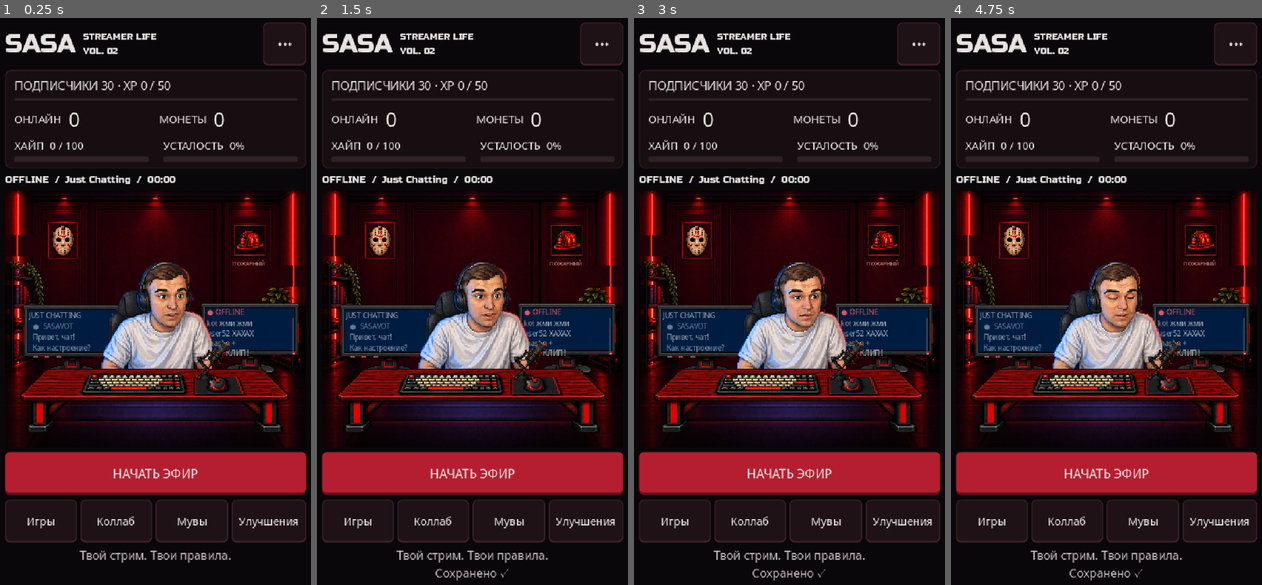
Above: before the commit, frames 1-4 (left to right).
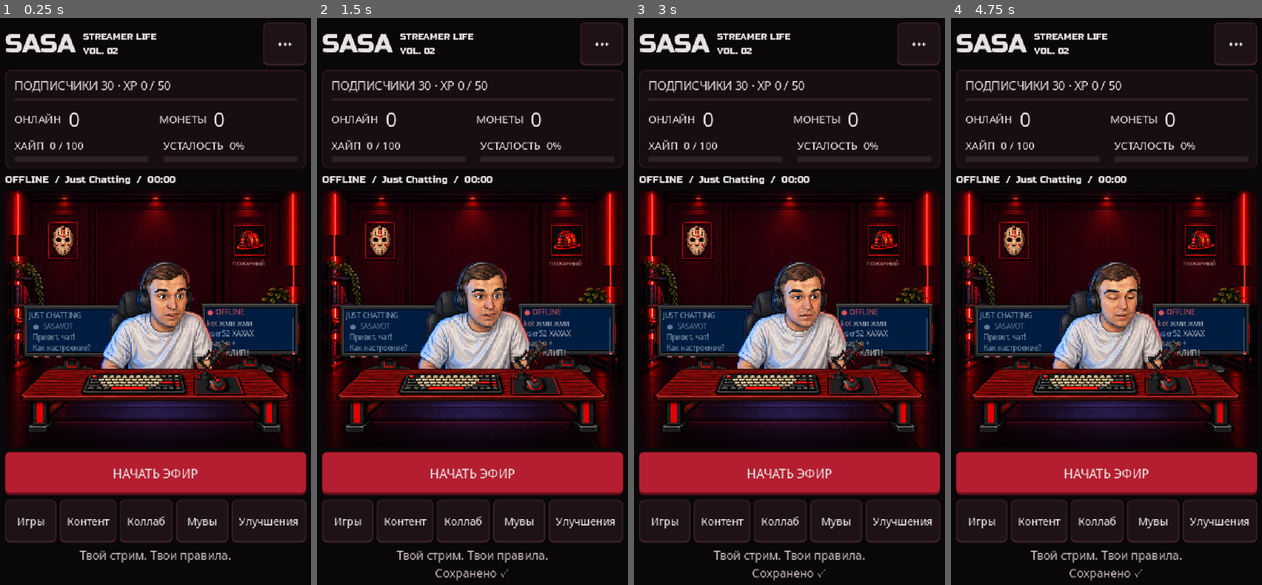
Above: after the commit, the same moments.

Repository: maximka9/TestMobileApp
Game: Godot game, scene res://src/features/stream/scenes/main_game.tscn
Same seed, same stepped clock (60 frames per second), same inputs: the game is played once before the commit and once after it.
Inputs (mouse positions are in pixels of both pictures, inside the frame that each line leads up to):
- Up to frame 1 (0.25 s): no input
- Up to frame 2 (1.5 s): click "•••" at 0.5 s; click "Игры" at 1.25 s
- Up to frame 3 (3 s): click "Коллаб" at 2 s; click (721, 522) at 2.75 s, where only the run after the commit has a clickable "Контент"
- Up to frame 4 (4.75 s): click "Мувы" at 3.5 s; click "Улучшения" at 4.25 s

The runs differ from the first frame. In frame 1, 0.6% of the frame differs, in the area x 5-70%, y 84-93%; in frame 2, 0.6%; in frame 3, 0.6%; in frame 4, 0.6%.

Commit message:
feat: add short-form content system

Diff:
--- /dev/null
+++ b/resources/short_forms/dota.tres
@@ -0,0 +1,11 @@
+[gd_resource type="Resource" script_class="ShortFormDefinition" load_steps=2 format=3]
+[ext_resource type="Script" path="res://src/domain/models/short_form_definition.gd" id="1"]
+[resource]
+script = ExtResource("1")
+id = "dota"
+display_name = "Dota"
+base_viral_chance = 1.0
+fatigue_cost = 8.0
+money_cost = 0
+follower_multiplier = 1.0
+tags = PackedStringArray("gaming", "dota")
--- /dev/null
+++ b/resources/short_forms/fail.tres
@@ -0,0 +1,11 @@
+[gd_resource type="Resource" script_class="ShortFormDefinition" load_steps=2 format=3]
+[ext_resource type="Script" path="res://src/domain/models/short_form_definition.gd" id="1"]
+[resource]
+script = ExtResource("1")
+id = "fail"
+display_name = "Фейл"
+base_viral_chance = 2.1
+fatigue_cost = 9.0
+money_cost = 0
+follower_multiplier = 1.1
+tags = PackedStringArray("humor", "fail")
--- /dev/null
+++ b/resources/short_forms/irl.tres
@@ -0,0 +1,11 @@
+[gd_resource type="Resource" script_class="ShortFormDefinition" load_steps=2 format=3]
+[ext_resource type="Script" path="res://src/domain/models/short_form_definition.gd" id="1"]
+[resource]
+script = ExtResource("1")
+id = "irl"
+display_name = "IRL"
+base_viral_chance = 1.8
+fatigue_cost = 12.0
+money_cost = 5
+follower_multiplier = 1.2
+tags = PackedStringArray("irl")
--- /dev/null
+++ b/resources/short_forms/meme.tres
@@ -0,0 +1,11 @@
+[gd_resource type="Resource" script_class="ShortFormDefinition" load_steps=2 format=3]
+[ext_resource type="Script" path="res://src/domain/models/short_form_definition.gd" id="1"]
+[resource]
+script = ExtResource("1")
+id = "meme"
+display_name = "Мем"
+base_viral_chance = 1.2
+fatigue_cost = 5.0
+money_cost = 0
+follower_multiplier = 0.8
+tags = PackedStringArray("humor")
--- /dev/null
+++ b/resources/short_forms/reaction.tres
@@ -0,0 +1,11 @@
+[gd_resource type="Resource" script_class="ShortFormDefinition" load_steps=2 format=3]
+[ext_resource type="Script" path="res://src/domain/models/short_form_definition.gd" id="1"]
+[resource]
+script = ExtResource("1")
+id = "reaction"
+display_name = "Реакция"
+base_viral_chance = 1.4
+fatigue_cost = 7.0
+money_cost = 0
+follower_multiplier = 0.9
+tags = PackedStringArray("reaction")
--- /dev/null
+++ b/resources/short_forms/story.tres
@@ -0,0 +1,11 @@
+[gd_resource type="Resource" script_class="ShortFormDefinition" load_steps=2 format=3]
+[ext_resource type="Script" path="res://src/domain/models/short_form_definition.gd" id="1"]
+[resource]
+script = ExtResource("1")
+id = "story"
+display_name = "История"
+base_viral_chance = 0.9
+fatigue_cost = 6.0
+money_cost = 0
+follower_multiplier = 0.9
+tags = PackedStringArray("talk")
--- /dev/null
+++ b/resources/short_forms/stream_clip.tres
@@ -0,0 +1,11 @@
+[gd_resource type="Resource" script_class="ShortFormDefinition" load_steps=2 format=3]
+[ext_resource type="Script" path="res://src/domain/models/short_form_definition.gd" id="1"]
+[resource]
+script = ExtResource("1")
+id = "stream_clip"
+display_name = "Клип со стрима"
+base_viral_chance = 2.4
+fatigue_cost = 10.0
+money_cost = 0
+follower_multiplier = 1.3
+tags = PackedStringArray("clip", "stream")
--- a/src/app/app_bootstrap.gd
+++ b/src/app/app_bootstrap.gd
@@ -9,6 +9,7 @@
 var upgrades: UpgradeService
 var moves: MoveService
 var events: EventService
+var short_forms: ShortFormService
 var saves: SaveService
 var queue: SaveJobQueue
 var stream: StreamService
@@ -40,6 +41,7 @@
 	upgrades = UpgradeService.new(catalog, config)
 	moves = MoveService.new(catalog, upgrades, config)
 	events = EventService.new(catalog, RandomProvider.new(), config, moves)
+	short_forms = ShortFormService.new(catalog, config, RandomProvider.new())
 	saves = SaveService.new(repository_override if repository_override != null else FileSaveRepository.new(), logger, catalog, upgrades)
 	var state: PlayerState = saves.load_player()
 	queue = SaveJobQueue.new(saves, state, config)
--- a/src/core/config/game_config.gd
+++ b/src/core/config/game_config.gd
@@ -47,3 +47,15 @@
 @export var average_window: int = 10
 @export var novelty_window: int = 5
 @export var novelty_penalties: PackedFloat32Array = PackedFloat32Array([1.0, 0.85, 0.7, 0.55, 0.45])
+
+@export_group("Career phase 2")
+@export var short_viral_cap: float = 25.0
+@export var short_mega_share: float = 0.1
+@export var short_follower_factor_exponent: float = 0.12
+@export var short_momentum_factor: float = 0.01
+@export var short_history_limit: int = 10
+@export var short_nonviral_weights: PackedFloat32Array = PackedFloat32Array([70.0, 22.0, 6.0])
+@export var short_outcome_multipliers: PackedFloat32Array = PackedFloat32Array([0.0, 1.0, 3.0, 10.0, 30.0])
+@export var short_momentum_gains: PackedFloat32Array = PackedFloat32Array([0.0, 0.5, 2.0, 8.0, 20.0])
+@export var momentum_stream_decay: float = 0.8
+@export var momentum_audience_factor: float = 0.01
--- a/src/domain/models/content_catalog.gd
+++ b/src/domain/models/content_catalog.gd
@@ -5,12 +5,14 @@
 var upgrades: Dictionary = {}
 var moves: Dictionary = {}
 var events: Dictionary = {}
+var short_forms: Dictionary = {}
 
 func _init() -> void:
 	_load_folder("res://resources/stream_types", streams)
 	_load_folder("res://resources/upgrades", upgrades)
 	_load_folder("res://resources/moves", moves)
 	_load_folder("res://resources/events", events)
+	_load_folder("res://resources/short_forms", short_forms)
 
 func _load_folder(path: String, target: Dictionary) -> void:
 	for file_name: String in ResourceLoader.list_directory(path):
--- a/src/domain/models/player_state.gd
+++ b/src/domain/models/player_state.gd
@@ -22,6 +22,8 @@
 var last_stream_types: Array[String] = []
 var current_location_id: String = "streamer_room"
 var current_home_id: String = "starter_home"
+var growth_momentum: float = 0.0
+var short_form_history: Array[String] = []
 var click_power: int = 1
 var current_stream_type_id: String = "just_chatting"
 var is_streaming: bool = false
@@ -50,3 +52,4 @@
 	average_online = maxf(0.0, average_online) if is_finite(average_online) else 0.0
 	lifetime_peak_viewers = maxi(0, lifetime_peak_viewers)
 	lifetime_followers_gained = maxi(0, lifetime_followers_gained)
+	growth_momentum = clampf(growth_momentum, 0.0, 100.0) if is_finite(growth_momentum) else 0.0
--- /dev/null
+++ b/src/domain/models/short_form_definition.gd
@@ -0,0 +1,10 @@
+class_name ShortFormDefinition
+extends Resource
+## Data-only definition for a short-form post. The label may say TikTok, the system is platform-neutral.
+@export var id: String = ""
+@export var display_name: String = ""
+@export_range(0.0, 100.0) var base_viral_chance: float = 1.0
+@export_range(0.0, 100.0) var fatigue_cost: float = 5.0
+@export var money_cost: int = 0
+@export_range(0.0, 1000.0) var follower_multiplier: float = 1.0
+@export var tags: PackedStringArray = []
--- a/src/domain/services/save_service.gd
+++ b/src/domain/services/save_service.gd
@@ -1,7 +1,7 @@
 class_name SaveService
 extends RefCounted
 ## Versioned codec with strict field validation and safe defaults on corruption.
-const VERSION: int = 2
+const VERSION: int = 3
 const MAX_COUNTER: int = 1000000000000
 var repository: SaveRepository
 var logger: ILogger
@@ -21,7 +21,7 @@
 func serialize(state: PlayerState) -> Dictionary:
 	if state == null:
 		return {}
-	return {"version": VERSION, "timestamp": int(clock.call()), …(359 unchanged characters)… : state.last_stream_types.duplicate(), "current_location_id": state.current_loca …(306 unchanged characters)…
+	return {"version": VERSION, "timestamp": int(clock.call()), …(359 unchanged characters)… : state.last_stream_types.duplicate(), "growth_momentum": state.growth_momentum, "short_form_history": state.short_form_history.duplicate(), "current_location_id": state.current_loca …(306 unchanged characters)…
 
 func deserialize(document: Dictionary) -> OperationResult:
 	if not _integer(document.get("version"), 1, VERSION) or not _integer(document.get("timestamp"), 0, MAX_COUNTER) or not document.get("player") is Dictionary:
@@ -30,7 +30,8 @@
 	for key: String in ["level", "xp", "money", "total_clicks", "total_streams"]:
 		if not _integer(data.get(key), 1 if key == "level" else 0, 100000 if key == "level" else MAX_COUNTER):
 			return OperationResult.fail(&"CORRUPT_SAVE")
-	var legacy: bool = int(document["version"]) == 1
+	var version: int = int(document["version"])
+	var legacy: bool = version == 1
 	if not _number(data.get("energy" if legacy else "fatigue"), 0.0, 100.0) or not data.get("current_stream_type_id") is String:
 		return OperationResult.fail(&"CORRUPT_SAVE")
 	if not data.get("upgrades") is Dictionary or not data.get("settings") is Dictionary:
@@ -40,6 +41,8 @@
 		state.set(key, int(data[key]))
 	state.fatigue = 100.0 - float(data["energy"]) if legacy else float(data["fatigue"])
 	if not legacy and not _read_career(data, state):
+		return OperationResult.fail(&"CORRUPT_SAVE")
+	if version >= 3 and not _read_short_form(data, state):
 		return OperationResult.fail(&"CORRUPT_SAVE")
 	state.current_stream_type_id = data["current_stream_type_id"] if catalog.streams.has(data["current_stream_type_id"]) else "just_chatting"
 	for id: Variant in data["upgrades"]:
@@ -95,6 +98,16 @@
 		state.stream_history.append(entry.duplicate(true))
 	return true
 
+func _read_short_form(data: Dictionary, state: PlayerState) -> bool:
+	if not _number(data.get("growth_momentum"), 0.0, 100.0) or not data.get("short_form_history") is Array or data["short_form_history"].size() > upgrades.config.short_history_limit:
+		return false
+	state.growth_momentum = float(data["growth_momentum"])
+	for id: Variant in data["short_form_history"]:
+		if not id is String or not catalog.short_forms.has(id):
+			return false
+		state.short_form_history.append(id)
+	return true
+
 func load_player() -> PlayerState:
 	var result: OperationResult = repository.read_save()
 	if result.success:
--- /dev/null
+++ b/src/domain/services/short_form_service.gd
@@ -0,0 +1,72 @@
+class_name ShortFormService
+extends RefCounted
+## Deterministic through injected RandomProvider; no platform API or UI randomness.
+const OUTCOMES: PackedStringArray = ["Не залетел", "Нормально", "Хорошо залетел", "Вирусный", "МЕГА-ВИРУСНЫЙ"]
+var catalog: ContentCatalog
+var config: GameConfig
+var random: RandomProvider
+
+func _init(content: ContentCatalog, game_config: GameConfig, rng: RandomProvider) -> void:
+	catalog = content
+	config = game_config
+	random = rng
+
+func publish(state: PlayerState, id: String) -> OperationResult:
+	if state == null or not catalog.short_forms.has(id):
+		return OperationResult.fail(&"INVALID_ARGUMENT")
+	if state.is_streaming:
+		return OperationResult.fail(&"BUSY_STREAMING", "Сначала завершите эфир")
+	var definition: ShortFormDefinition = catalog.short_forms[id] as ShortFormDefinition
+	if definition == null or definition.fatigue_cost < 0 or definition.money_cost < 0:
+		return OperationResult.fail(&"INVALID_ARGUMENT")
+	if state.money < definition.money_cost:
+		return OperationResult.fail(&"NOT_ENOUGH_MONEY", "Не хватает монет")
+	if state.fatigue + definition.fatigue_cost > 100.0:
+		return OperationResult.fail(&"TOO_TIRED", "Слишком высокая усталость для ролика")
+	state.money -= definition.money_cost
+	state.fatigue = minf(100.0, state.fatigue + definition.fatigue_cost)
+	var novelty: float = _novelty(state, id)
+	var viral: float = _viral_chance(state, definition, novelty)
+	var outcome: int = _outcome(viral)
+	var followers: int = _followers(state, definition, outcome, novelty)
+	state.followers += followers
+	state.lifetime_followers_gained += followers
+	state.growth_momentum = clampf(state.growth_momentum + config.short_momentum_gains[outcome], 0.0, 100.0)
+	state.short_form_history.append(id)
+	while state.short_form_history.size() > config.short_history_limit:
+		state.short_form_history.pop_front()
+	return OperationResult.new(true, &"SUCCESS", OUTCOMES[outcome], {"outcome": outcome, "followers": followers, "viral_chance": viral, "novelty": novelty, "momentum": state.growth_momentum})
+
+func _viral_chance(state: PlayerState, definition: ShortFormDefinition, novelty: float) -> float:
+	var baseline: float = maxf(1.0, float(config.starting_followers))
+	var follower_factor: float = pow(float(maxi(0, state.followers)) / baseline, config.short_follower_factor_exponent)
+	return clampf(definition.base_viral_chance * follower_factor * novelty * (1.0 + state.growth_momentum * config.short_momentum_factor), 0.0, config.short_viral_cap)
+
+func _novelty(state: PlayerState, id: String) -> float:
+	var repeats: int = 0
+	for recent: String in state.short_form_history:
+		if recent == id:
+			repeats += 1
+	return config.novelty_penalties[clampi(repeats, 0, config.novelty_penalties.size() - 1)]
+
+func _outcome(viral: float) -> int:
+	var roll: float = float(random.between(0, 9999)) / 100.0
+	var mega: float = viral * config.short_mega_share
+	if roll < mega:
+		return 4
+	if roll < viral:
+		return 3
+	var total: float = 0.0
+	for weight: float in config.short_nonviral_weights:
+		total += weight
+	var weighted: float = float(random.between(0, 999999)) / 1000000.0 * total
+	var cumulative: float = 0.0
+	for i: int in range(config.short_nonviral_weights.size()):
+		cumulative += config.short_nonviral_weights[i]
+		if weighted < cumulative:
+			return i
+	return 2
+
+func _followers(state: PlayerState, definition: ShortFormDefinition, outcome: int, novelty: float) -> int:
+	var base: float = maxf(1.0, pow(float(maxi(0, state.followers)), 0.55) * definition.follower_multiplier)
+	return mini(config.follower_gain_cap, maxi(0, int(round(base * config.short_outcome_multipliers[outcome] * novelty))))
--- a/src/domain/services/stream_service.gd
+++ b/src/domain/services/stream_service.gd
@@ -97,7 +97,7 @@
 	career.exert(state, state.current_stream_type_id, config.tick_seconds)
 	state.hype = maxf(0.0, state.hype - config.hype_decay)
 	var values: Dictionary = upgrades.stats(state)
-	var target: float = career.audience(state, current_content().viewer_multiplier * (1.0 + state.hype / config.hype_divisor) * moves.multiplier(elapsed) * float(values["viewers"]) * stream_novelty * career.efficiency(state))
+	var target: float = career.audience(state, current_content().viewer_multiplier * (1.0 + state.hype / config.hype_divisor) * moves.multiplier(elapsed) * float(values["viewers"]) * stream_novelty * career.efficiency(state) * (1.0 + state.growth_momentum * config.momentum_audience_factor))
 	_viewers_float = lerpf(_viewers_float, target, config.viewer_smoothing)
 	state.viewers = maxi(0, int(round(_viewers_float)))
 	_peak = maxi(_peak, state.viewers)
@@ -144,6 +144,7 @@
 	phase = Phase.SUMMARY
 	summary = {"seconds": elapsed, "peak": _peak, "average": float(_viewer_sum) / maxi(1, elapsed), "money": _earned, "xp": _clicks, "clicks": _clicks, "best_event": _best_event}
 	summary["followers"] = career.complete(state, summary, stream_novelty, int(Time.get_unix_time_from_system()))
+	state.growth_momentum *= config.momentum_stream_decay
 	events.pending = null
 	moves.reset()
 	logger.write("INFO", "STREAM", "stream_finished", summary)
--- a/src/features/stream/scenes/main_game.tscn
+++ b/src/features/stream/scenes/main_game.tscn
@@ -203,6 +203,14 @@
 theme_type_variation = &"NavButton"
 text = "Игры"
 
+[node name="ContentButton" type="Button" parent="SafeMargin/Layout/Navigation"]
+unique_name_in_owner = true
+layout_mode = 2
+custom_minimum_size = Vector2(48, 48)
+size_flags_horizontal = 3
+theme_type_variation = &"NavButton"
+text = "Контент"
+
 [node name="CollabButton" type="Button" parent="SafeMargin/Layout/Navigation"]
 unique_name_in_owner = true
 layout_mode = 2
--- a/src/features/stream/ui/main_game_controller.gd
+++ b/src/features/stream/ui/main_game_controller.gd
@@ -41,6 +41,7 @@
 	room.tapped.connect(_room_tapped)
 	primary.pressed.connect(_primary_pressed)
 	(%GamesButton as Button).pressed.connect(_show_games)
+	(%ContentButton as Button).pressed.connect(_show_short_forms)
 	(%CollabButton as Button).pressed.connect(func() -> void: _show_moves(true))
 	(%MovesButton as Button).pressed.connect(func() -> void: _show_moves(false))
 	(%UpgradesButton as Button).pressed.connect(_show_upgrades)
@@ -161,6 +162,28 @@
 	else:
 		_feedback(result.message)
 
+func _show_short_forms() -> void:
+	if app.stream.phase != StreamService.Phase.OFFLINE:
+		_feedback("Ролики можно публиковать между эфирами")
+		return
+	_open_modal("short_forms", "КОНТЕНТ")
+	modal_body.add_child(SasaUI.label("📱 Короткие ролики", &"heading", &"AccentLabel"))
+	modal_body.add_child(SasaUI.label("Усталость: %d%% · ускорение: %d%%" % [int(app.stream.state.fatigue), int(app.stream.state.growth_momentum)], &"small", &"MutedLabel"))
+	for id: String in app.catalog.short_forms:
+		var definition: ShortFormDefinition = app.catalog.short_forms[id] as ShortFormDefinition
+		modal_body.add_child(SasaUI.label(definition.display_name, &"heading", &"AccentLabel"))
+		modal_body.add_child(SasaUI.label("Усталость +%d%% · базовый шанс вирусности %.1f%%" % [int(definition.fatigue_cost), definition.base_viral_chance], &"small", &"MutedLabel"))
+		var publish: Button = SasaUI.button("Опубликовать", func() -> void:
+			var result: OperationResult = app.short_forms.publish(app.stream.state, id)
+			if result.success:
+				_show_short_forms()
+				_modal_feedback(result)
+			else:
+				_modal_feedback(result)
+		)
+		publish.disabled = app.stream.state.fatigue + definition.fatigue_cost > 100.0 or app.stream.state.money < definition.money_cost
+		modal_body.add_child(publish)
+
 func _show_moves(collab_only: bool) -> void:
 	if app.stream.phase == StreamService.Phase.SUMMARY:
 		return
--- /dev/null
+++ b/tests/career_phase2.gd
@@ -0,0 +1,75 @@
+extends "res://tests/test_runner.gd"
+## Targeted Phase 2 coverage: definitions, deterministic outcomes, fatigue, cap and persistence.
+var shorts: ShortFormService
+
+func _run() -> void:
+	_test_short_forms()
+	_test_short_save()
+	_test_stream()
+	_test_save()
+	print("CAREER PHASE 2: %d passed, %d failed" % [passed, failed])
+	quit(0 if failed == 0 else 1)
+
+func _service(sequence: Array[int]) -> void:
+	shorts = ShortFormService.new(catalog, config, ScriptedRandomProvider.new(sequence))
+
+func _test_short_forms() -> void:
+	_fixture()
+	_service([9999, 0])
+	check(catalog.short_forms.size() == 7 and catalog.short_forms["stream_clip"] is ShortFormDefinition, "Seven data-driven short-form definitions load")
+	state.fatigue = 10
+	var before: int = state.followers
+	var result: OperationResult = shorts.publish(state, "meme")
+	check(result.success and result.message == "Не залетел" and state.fatigue == 15 and state.followers == before, "Failed post consumes fatigue without followers")
+	check(state.short_form_history == ["meme"], "Published short is remembered")
+	state.is_streaming = true
+	check(shorts.publish(state, "dota").error_code == &"BUSY_STREAMING", "Cannot publish during stream")
+	state.is_streaming = false
+	state.fatigue = 98
+	check(shorts.publish(state, "meme").error_code == &"TOO_TIRED" and state.fatigue == 98, "Too-tired publish is atomic")
+	state.money = 0
+	check(shorts.publish(state, "irl").error_code == &"NOT_ENOUGH_MONEY", "Money cost is enforced")
+	state.money = 100
+	state.fatigue = 0
+	_service([0])
+	before = state.followers
+	result = shorts.publish(state, "stream_clip")
+	check(result.message == "МЕГА-ВИРУСНЫЙ" and state.followers > before and state.growth_momentum > 0, "Viral post grants followers and momentum")
+	var viral_gain: float = state.growth_momentum
+	stream.start()
+	stream.tick()
+	stream.finish()
+	check(state.growth_momentum < viral_gain, "Momentum decays after a completed stream")
+	_fixture()
+	config.short_viral_cap = 3
+	state.followers = 1000000000
+	state.growth_momentum = 100
+	_service([9999])
+	result = shorts.publish(state, "stream_clip")
+	check(float(result.context["viral_chance"]) <= 3 and float(result.context["viral_chance"]) < 100, "Configurable viral cap prevents guaranteed outcomes")
+	_fixture()
+	var a: ShortFormService = ShortFormService.new(catalog, config, RandomProvider.new(42))
+	var b: ShortFormService = ShortFormService.new(catalog, config, RandomProvider.new(42))
+	var one: PlayerState = PlayerState.new()
+	var two: PlayerState = PlayerState.new()
+	for i: int in range(8):
+		check(a.publish(one, "reaction").context["outcome"] == b.publish(two, "reaction").context["outcome"], "Seeded short outcomes reproducible %d" % i)
+
+func _test_short_save() -> void:
+	_fixture()
+	_service([0])
+	shorts.publish(state, "meme")
+	var document: Dictionary = saves.serialize(state)
+	var result: OperationResult = saves.deserialize(JSON.parse_string(JSON.stringify(document)))
+	var restored: PlayerState = result.context["state"] as PlayerState
+	check(result.success and restored.growth_momentum == state.growth_momentum and restored.short_form_history == state.short_form_history, "Momentum and short history persist")
+	var v2: Dictionary = document.duplicate(true)
+	v2["version"] = 2
+	v2["player"].erase("growth_momentum")
+	v2["player"].erase("short_form_history")
+	result = saves.deserialize(v2)
+	restored = result.context["state"] as PlayerState
+	check(result.success and restored.growth_momentum == 0 and restored.short_form_history.is_empty(), "Phase 1 saves migrate to short-form defaults")
+	var malformed: Dictionary = document.duplicate(true)
+	malformed["player"]["short_form_history"] = ["missing"]
+	check(not saves.deserialize(malformed).success, "Reject unknown short history ID")
--- /dev/null
+++ b/tests/fakes/scripted_random_provider.gd
@@ -0,0 +1,15 @@
+class_name ScriptedRandomProvider
+extends RandomProvider
+## Replays supplied values, allowing outcome boundaries to be tested without probability.
+var values: Array[int] = []
+var index: int = 0
+
+func _init(sequence: Array[int]) -> void:
+	values = sequence
+
+func between(minimum: int, maximum: int) -> int:
+	if values.is_empty():
+		return minimum
+	var value: int = values[mini(index, values.size() - 1)]
+	index += 1
+	return clampi(value, minimum, maximum)
--- a/tests/visual_smoke.gd
+++ b/tests/visual_smoke.gd
@@ -47,6 +47,8 @@
 	game._safe_area()
 	game._show_games()
 	await _capture("games_modal")
+	game._show_short_forms()
+	await _capture("short_forms_modal")
 	game._start_content("irl")
 	# Feed a real input event through the viewport rather than calling ClickHandler.
 	var before: int = game.app.stream.state.total_clicks
@@ -123,7 +125,7 @@
 	_check((game.get_node("%Backdrop") as Control).get_global_rect().is_equal_approx(viewport_rect), "Backdrop fills viewport at " + str(resolution))
 	var projected_size: Vector2 = root.get_screen_transform().get_scale() * game.size
 	_check(projected_size.distance_to(Vector2(root.size)) < 3.0, "Viewport fills physical window without letterbox at " + str(resolution))
-	for button_name: String in ["PrimaryButton", "GamesButton", "CollabButton", "MovesButton", "UpgradesButton", "SettingsButton"]:
+	for button_name: String in ["PrimaryButton", "GamesButton", "ContentButton", "CollabButton", "MovesButton", "UpgradesButton", "SettingsButton"]:
 		var button: Button = game.get_node("%" + button_name) as Button
 		_check(button.size.x >= 48.0 and button.size.y >= 48.0, "48-unit target: " + button_name)
 	if game.safe_insets_override.x >= 0:
Not shown, added: src/domain/models/short_form_definition.gd.uid
Not shown, added: src/domain/services/short_form_service.gd.uid
Not shown, added: tests/career_phase2.gd.uid
Not shown, added: tests/fakes/scripted_random_provider.gd.uid
Not shown, added: docs/career_phase2.md
